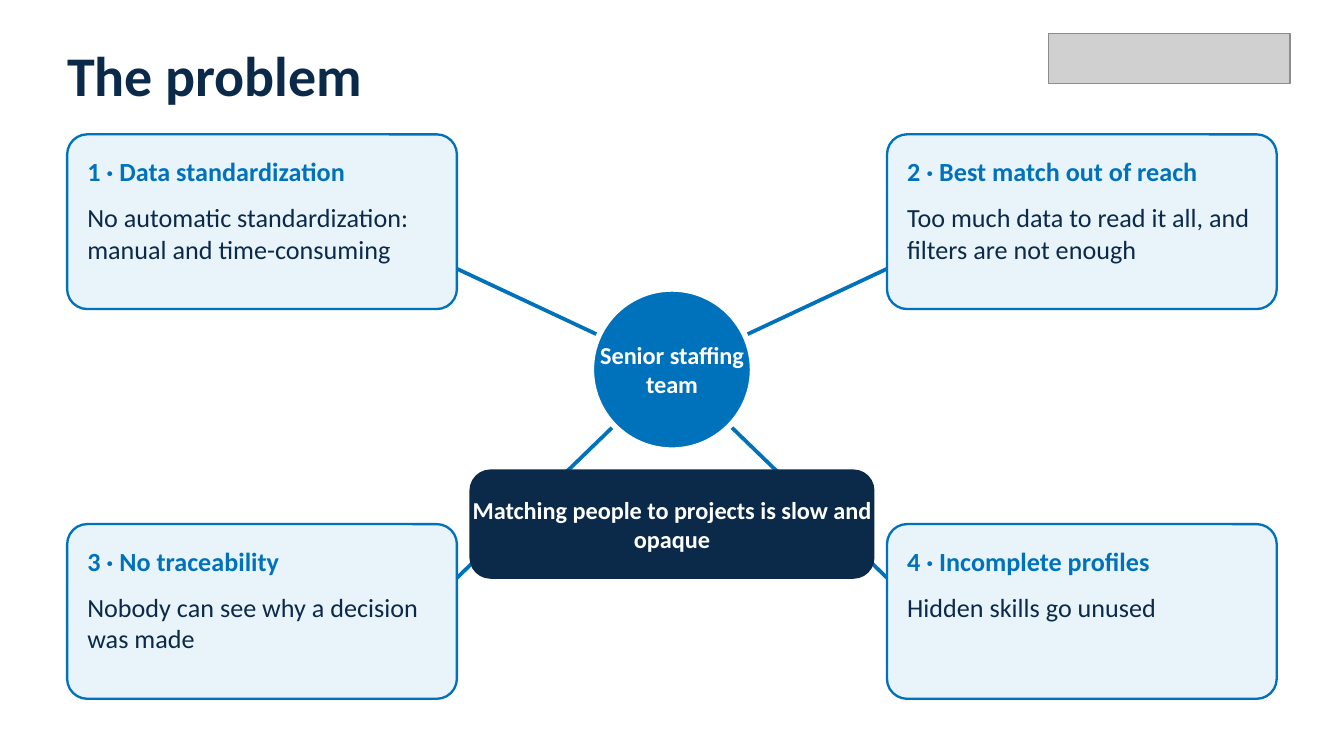
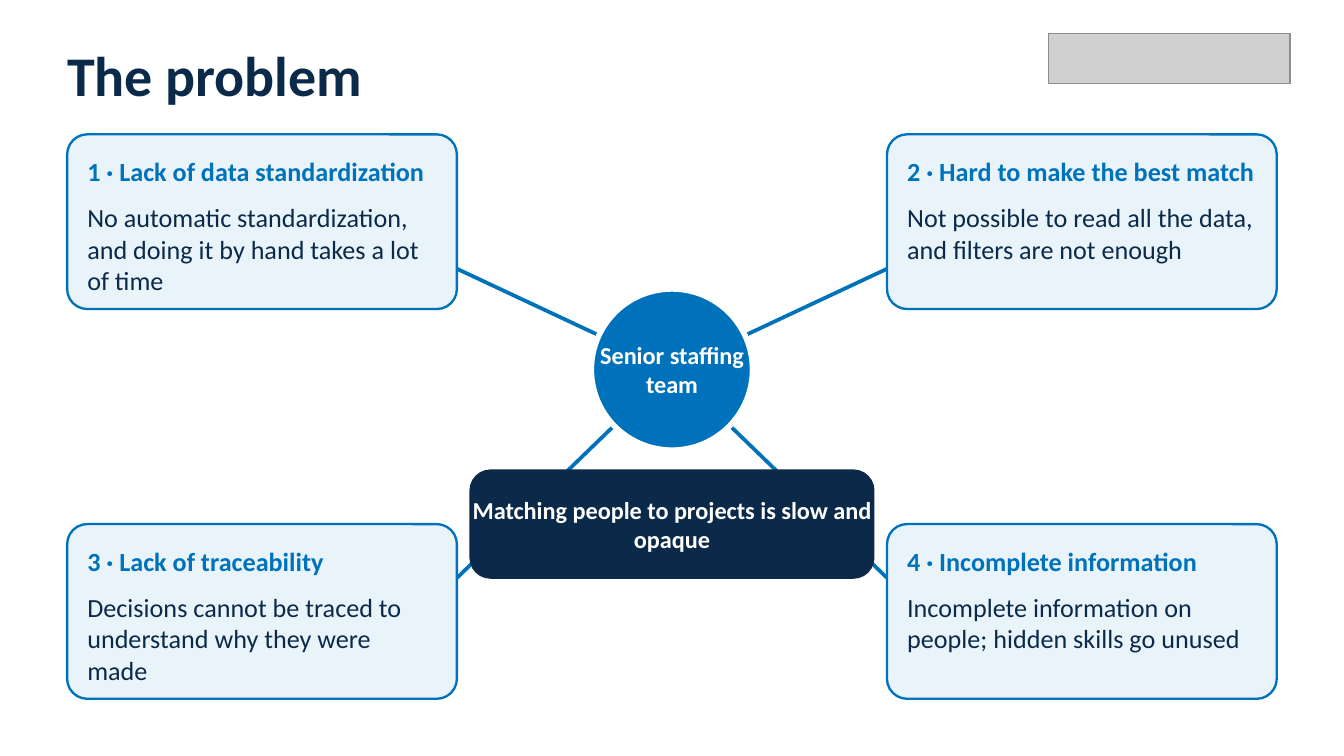
Before and after one commit to igagmol/hackaton-saturday, a slide deck: slide 2 of pitch/NTTDATA_pitch_deck.pptx. Drawn at 1344x756 pixels with LibreOffice and Linux fonts; fonts in the diff are those of the drawing; grey boxes stand for pictures. Boxes give left, top, right and bottom in pixels: in the first picture for what was removed or moved away, otherwise in the second. Text is boxed around its words. In the diff, an @@ line names an element or a change of style, - is before the commit and + after.

```diff
--- a/pitch/NTTDATA_pitch_deck.pptx
+++ b/pitch/NTTDATA_pitch_deck.pptx
@@ text at (87,162,424,181): text changed @@
-1 · Data standardization
+1 · Lack of data standardization
@@ text at (907,162,1254,181): text changed @@
-2 · Best match out of reach
+2 · Hard to make the best match
@@ text at (87,209,419,290): text changed @@
-No automatic standardization: manual and time-consuming
+No automatic standardization, and doing it by hand takes a lot of time
@@ text at (907,209,1253,264): text changed @@
-Too much data to read it all, and filters are not enough
+Not possible to read all the data, and filters are not enough
@@ text at (87,552,323,575): text changed @@
-3 · No traceability
+3 · Lack of traceability
@@ text at (907,552,1197,575): text changed @@
-4 · Incomplete profiles
+4 · Incomplete information
@@ text at (87,599,401,680): text changed @@
-Nobody can see why a decision was made
+Decisions cannot be traced to understand why they were made
@@ text at (907,599,1239,653): text changed @@
-Hidden skills go unused
+Incomplete information on people; hidden skills go unused
```
Also in this commit, not shown: 1 other slide changed, 3 other files.
